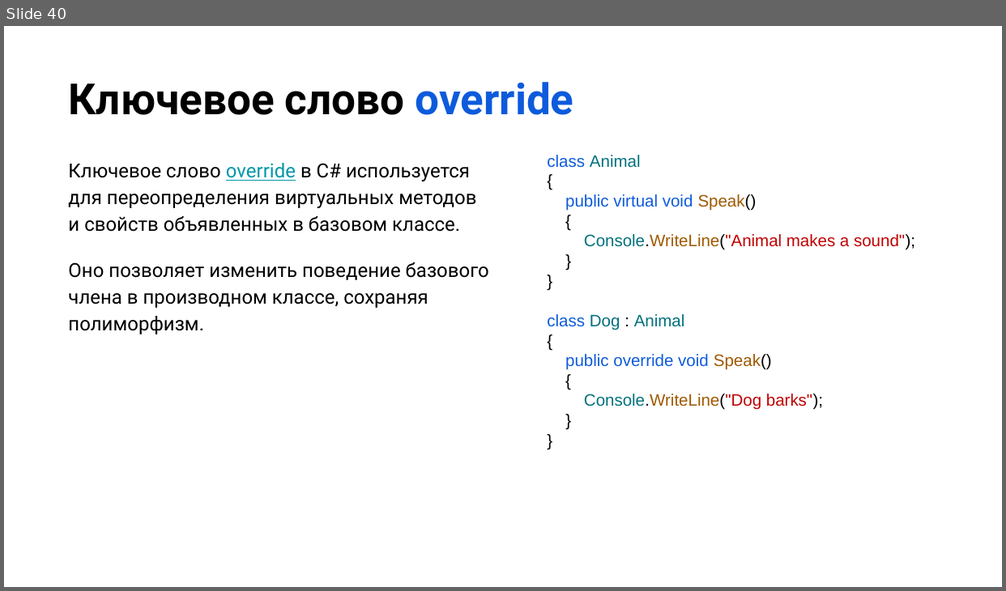
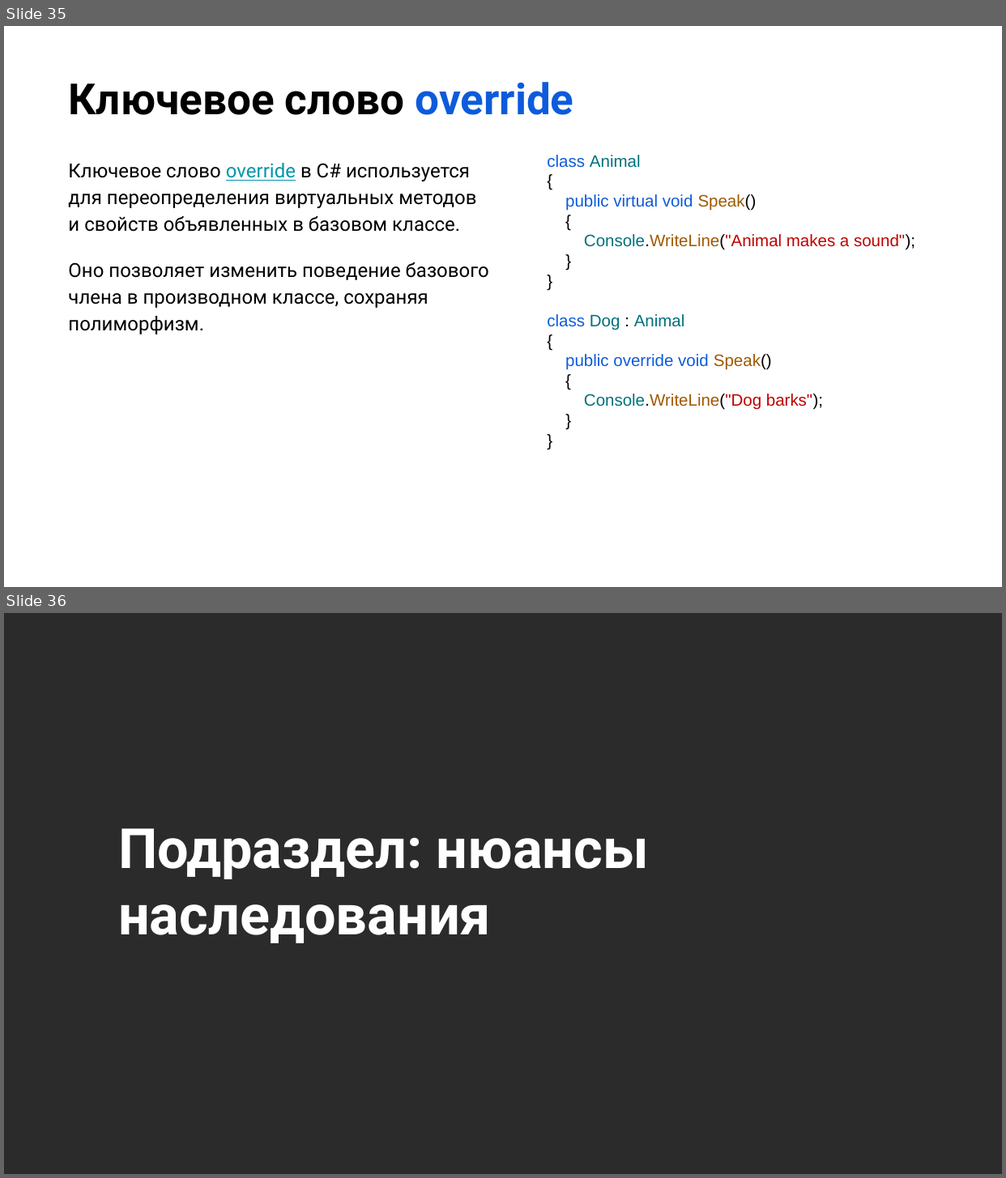
Before and after one commit to NilovPavel/OOP, a slide deck: ООПp.1.pptx. Shown one above the other, each under a label of ours: slide 40 before the commit, slides 35 and 36 after it. The pictures are 1006x591 and 1006x1178 pixels, drawn with LibreOffice and Linux fonts; fonts in the diff are those of the drawing; background and template pictures are left out; a plain dark background stands for a picture behind light text. Boxes give left, top, right and bottom in pixels: in the first picture for what was removed or moved away, otherwise in the second. Text is boxed around its words. In the diff, an @@ line names an element or a change of style, - is before the commit and + after.

Commit message:
Нюансы наследования вынесены каждый в отдельный проект.

```diff
--- a/ООПp.1.pptx
+++ b/ООПp.1.pptx
@@ slide 36 added at (4, 613, 1002, 1174), background picture (left out) @@
@@ title added at (118, 828, 649, 943), 40 pt, text #FFFFFF, bold @@
+Подраздел: нюансы наследования
@@ what was slide 40 is now slide 35 @@
```
Also in this commit, not shown: 2 slides changed, 2 other slides added, 1 slide removed, 6 other files.
